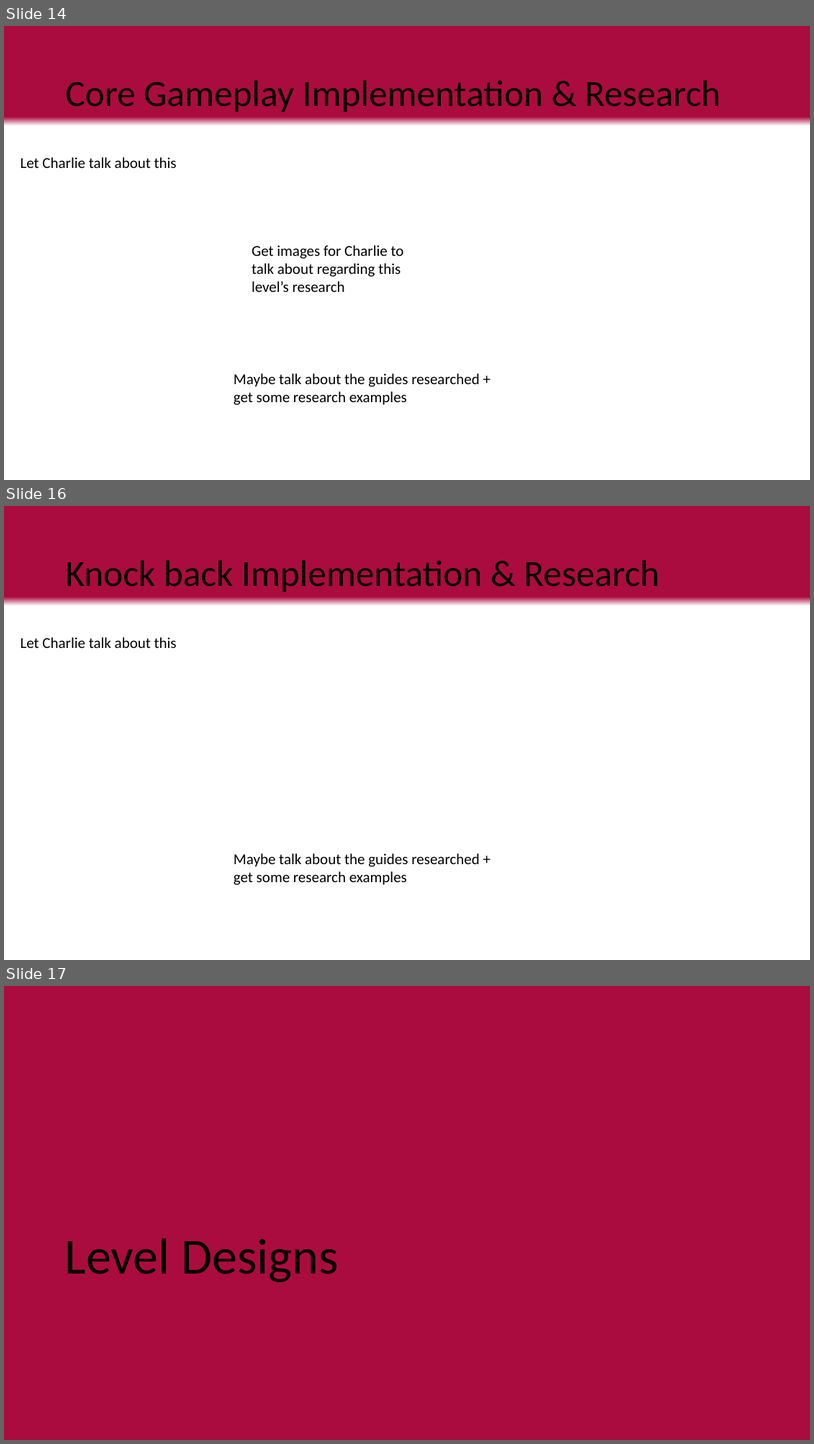
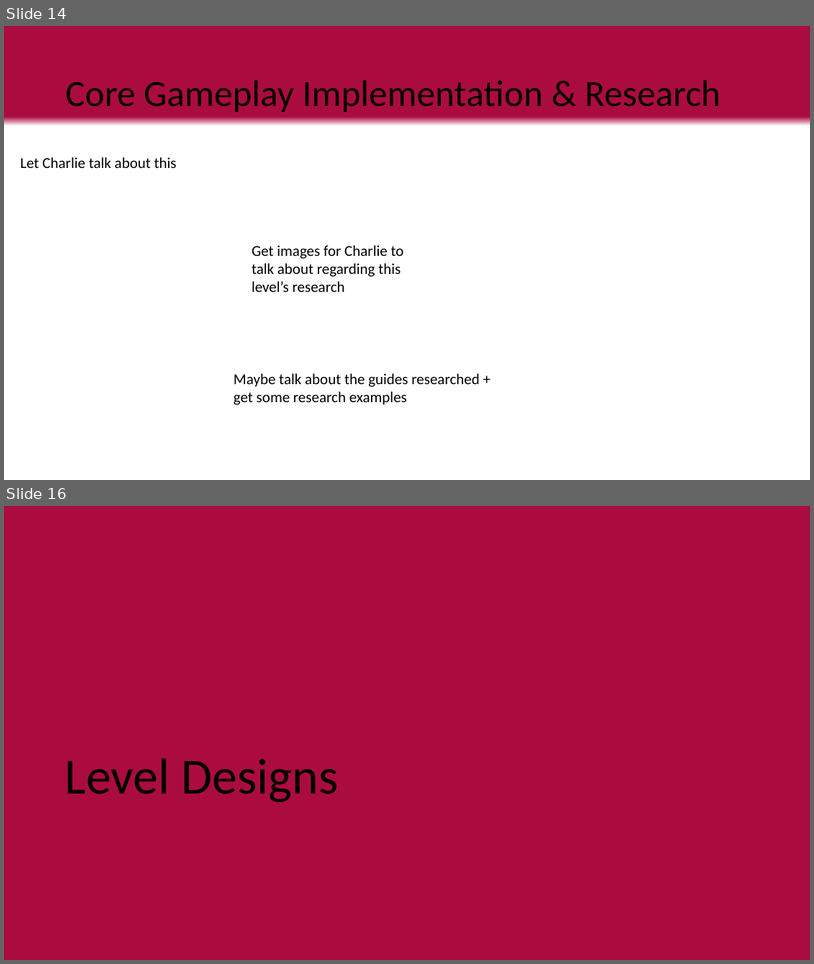
Before and after one commit to LuxRegem/Project_Clash-of-Cosplayers, a slide deck: Shared Documentation/Luke's Documents/Clash of Cos Team Pitch.pptx. Shown one above the other, each under a label of ours: slides 14, 16 and 17 before the commit, slides 14 and 16 after it; the slides between them are not shown. The pictures are 814x1444 and 814x964 pixels, drawn with LibreOffice and Linux fonts; fonts in the diff are those of the drawing. Boxes give left, top, right and bottom in pixels: in the first picture for what was removed or moved away, otherwise in the second. Text is boxed around its words. In the diff, an @@ line names an element or a change of style, - is before the commit and + after.

```diff
--- a/Shared Documentation/Luke's Documents/Clash of Cos Team Pitch.pptx
+++ b/Shared Documentation/Luke's Documents/Clash of Cos Team Pitch.pptx
@@ slide 16 removed at (4,506,810,960), background gradient #AB0C3F to #FFFFFF @@
@@ title removed at (65,560,659,592) @@
-Knock back Implementation & Research
@@ text removed at (21,637,177,648) @@
-Let Charlie talk about this
@@ text removed at (234,853,480,885) @@
-Maybe talk about the guides researched + get some research examples
@@ what was slide 17 is now slide 16 @@
```
Also in this commit, not shown: 1 slide changed.
